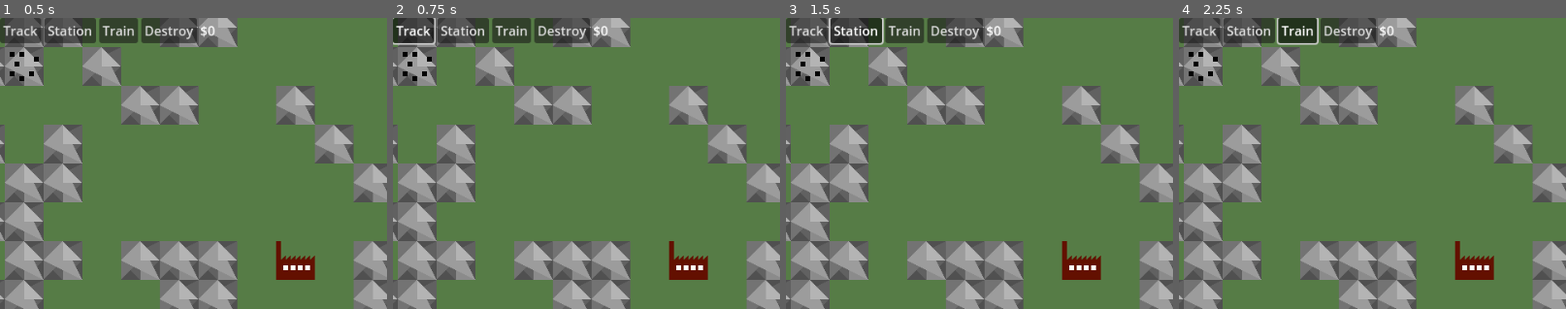
Above: before the commit, frames 1-4 (left to right).
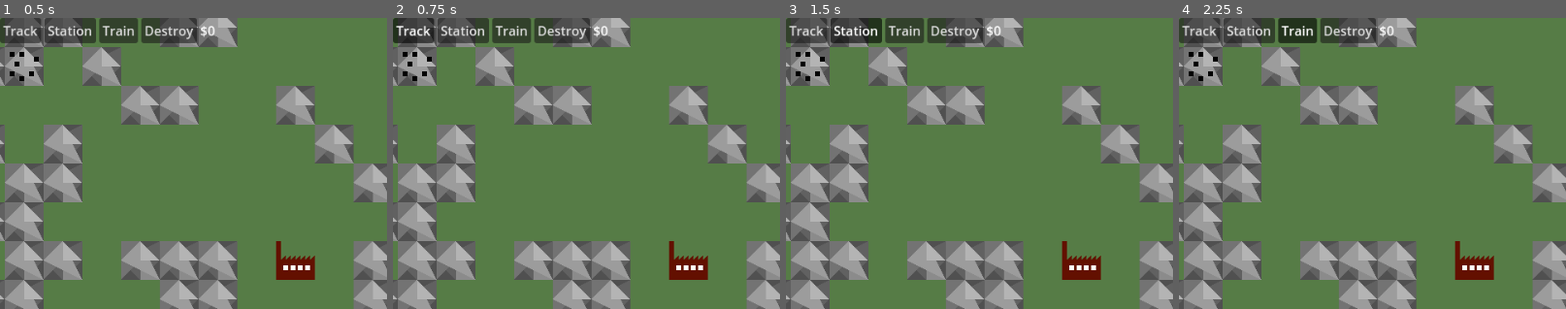
Above: after the commit, the same moments.

Repository: Godsmith/trainfinity3
Game: Godot game, scene res://scenes/overground.tscn
The game is run twice, just before and just after one commit, with the same random seed, the same clock (stepped at 60 frames per second) and the same inputs.
Inputs:
- Up to frame 1 (0.5 s): no input
- Up to frame 2 (0.75 s): click "Track" at 0.5 s
- Up to frame 3 (1.5 s): click "Station" at 1.25 s
- Up to frame 4 (2.25 s): click "Train" at 2 s
The pictures show only the part of the screen within x 0-50%, y 0-50%; the shares and areas given below are measured in that part.

Frame 1 is identical in both runs. In frame 2, 0.1% of the frame differs, in the area x 0-12%, y 0-10%; in frame 3, 0.2%; in frame 4, 0.2%, in the area x 25-37%, y 0-10%.

Commit message:
Reset GUI state after building train. Make toolbar buttons unfocusable.

Diff:
--- a/scenes/gui.gd
+++ b/scenes/gui.gd
@@ -4,3 +4,7 @@
 
 func show_money(money: int):
 	$HBoxContainer/Money.text = "$%s" % money
+
+func unpress_all():
+	for button: Button in find_children("", "Button", true):
+		button.set_pressed_no_signal(false)
--- a/scenes/gui.tscn
+++ b/scenes/gui.tscn
@@ -13,18 +13,21 @@
 
 [node name="TrackButton" type="Button" parent="HBoxContainer"]
 layout_mode = 2
+focus_mode = 0
 toggle_mode = true
 button_group = SubResource("ButtonGroup_lbhrr")
 text = "Track"
 
 [node name="StationButton" type="Button" parent="HBoxContainer"]
 layout_mode = 2
+focus_mode = 0
 toggle_mode = true
 button_group = SubResource("ButtonGroup_lbhrr")
 text = "Station"
 
 [node name="TrainButton" type="Button" parent="HBoxContainer"]
 layout_mode = 2
+focus_mode = 0
 toggle_mode = true
 button_group = SubResource("ButtonGroup_lbhrr")
 text = "Train"
@@ -32,12 +35,14 @@
 [node name="LightButton" type="Button" parent="HBoxContainer"]
 visible = false
 layout_mode = 2
+focus_mode = 0
 toggle_mode = true
 button_group = SubResource("ButtonGroup_lbhrr")
 text = "Light"
 
 [node name="DestroyButton" type="Button" parent="HBoxContainer"]
 layout_mode = 2
+focus_mode = 0
 toggle_mode = true
 button_group = SubResource("ButtonGroup_lbhrr")
 text = "Destroy"
--- a/scripts/game.gd
+++ b/scripts/game.gd
@@ -8,7 +8,6 @@
 # - ore patch size
 
 # TODO
-# - reset GUI_STATE after building train
 # - some tracks above trains
 # - don't allow building track on mountains
 # - tracks not above stations
@@ -84,6 +83,7 @@
 
 
 func _ready():
+	# TODO: do not expose Gui innards this way
 	$Gui/HBoxContainer/TrackButton.connect("toggled", _on_trackbutton_toggled)
 	$Gui/HBoxContainer/StationButton.connect("toggled", _on_stationbutton_toggled)
 	$Gui/HBoxContainer/TrainButton.connect("toggled", _on_trainbutton_toggled)
@@ -205,19 +205,24 @@
 ##################################################################
 
 func _on_trackbutton_toggled(toggled_on: bool) -> void:
-	_change_gui_state(GUI_STATE.TRACK if toggled_on else GUI_STATE.NONE)
+	if toggled_on:
+		_change_gui_state(GUI_STATE.TRACK)
 
 func _on_stationbutton_toggled(toggled_on: bool) -> void:
-	_change_gui_state(GUI_STATE.STATION if toggled_on else GUI_STATE.NONE)
+	if toggled_on:
+		_change_gui_state(GUI_STATE.STATION)
 
 func _on_trainbutton_toggled(toggled_on: bool) -> void:
-	_change_gui_state(GUI_STATE.TRAIN1 if toggled_on else GUI_STATE.NONE)
+	if toggled_on:
+		_change_gui_state(GUI_STATE.TRAIN1)
 
 func _on_lightbutton_toggled(toggled_on: bool) -> void:
-	_change_gui_state(GUI_STATE.LIGHT if toggled_on else GUI_STATE.NONE)
+	if toggled_on:
+		_change_gui_state(GUI_STATE.LIGHT)
 
 func _on_destroybutton_toggled(toggled_on: bool) -> void:
-	_change_gui_state(GUI_STATE.DESTROY if toggled_on else GUI_STATE.NONE)
+	if toggled_on:
+		_change_gui_state(GUI_STATE.DESTROY)
 
 
 func _change_gui_state(new_state: GUI_STATE):
@@ -234,6 +239,8 @@
 	elif new_state == GUI_STATE.LIGHT:
 		ghost_light.visible = true
 
+	if new_state == GUI_STATE.NONE:
+		gui.unpress_all()
 	gui_state = new_state
 
 ###################################################################
@@ -265,7 +272,7 @@
 			train.set_path(point_path)
 			train.end_reached.connect(_on_train_reaches_end)
 			add_child(train)
-			gui_state == GUI_STATE.NONE
+			_change_gui_state(GUI_STATE.NONE)
 	elif gui_state == GUI_STATE.DESTROY:
 		station.queue_free()
 
